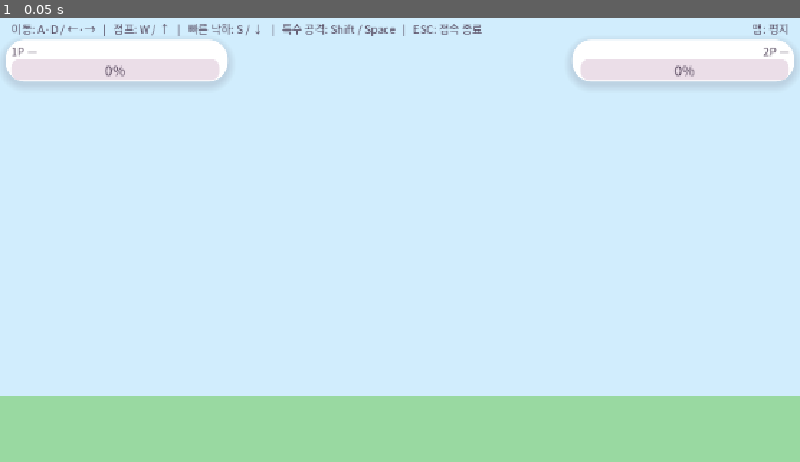
Above: before the commit, frame 1.
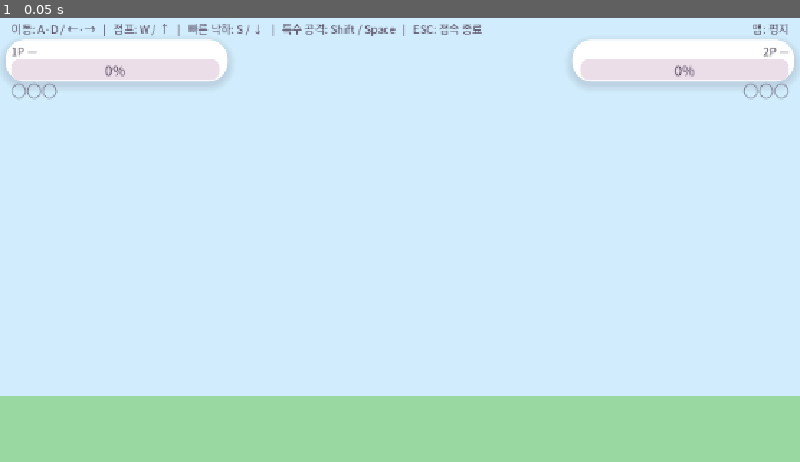
Above: after the commit, the same moment.

Repository: KADSA-OFFICIAL/Group-3
Game: Godot game, scene res://scenes/main.tscn
Two runs of this game, one before a commit and one after it. Both use one fixed random seed, a clock stepped at 60 frames per second and the inputs below. This scene is started directly instead of the project's main scene.
Inputs:
- Up to frame 1 (0.05 s): no input

The runs differ from the first frame. In frame 1, 0.1% of the frame differs, in the area x 1-99%, y 14-19%.

Commit message:
feat: 낙사 판정과 라운드 진행 — 점수·3점 선취 (#61)
_on_player_died()가 비어 있어 죽으면 반투명해질 뿐 판이 끝나지 않았다.
기획서 핵심 루프의 마지막 조각이자, 뚫린 맵(#62)을 넣기 위한 선행 조건이다.

- 화면 경계를 벗어나면 낙사 (_check_falls). 평지는 좌우 벽이 있어 해당 없음
- 죽으면 상대 +1점, 2초 뒤 _start_round()가 투사체·서버 타이머를 비우고
  양쪽을 되살린다 (Player.server_reset)
- 3점 선취 시 승리를 표시하고 4초 뒤 Lobby.server_end_match()로 대기실 복귀.
  준비 상태를 풀지 않으면 도착하자마자 다시 시작하므로 같이 푼다
- 전용 서버는 씬을 안 벗어나므로 _server_reset_match()가 직접 판을 비운다
- HUD에 점수(●○○)와 안내 문구 추가

점수는 서버만 세고 _receive_round로 결과만 복제한다.
_receive_reset은 기절·버프·게이지·입력까지 전부 되돌린다 — 빠뜨리면 다음
라운드로 새어 나간다.

Co-Authored-By: Claude Opus 5 <noreply@anthropic.com>

Diff:
--- a/scenes/main.tscn
+++ b/scenes/main.tscn
@@ -108,6 +108,38 @@
 theme_override_styles/fill = SubResource("StyleBoxFlat_bar_fill_p2")
 value = 100.0
 
+[node name="P1Score" type="Label" parent="HUD"]
+offset_left = 16.0
+offset_top = 96.0
+offset_right = 216.0
+offset_bottom = 126.0
+theme_override_font_sizes/font_size = 22
+text = "○○○"
+
+[node name="P2Score" type="Label" parent="HUD"]
+offset_left = 936.0
+offset_top = 96.0
+offset_right = 1136.0
+offset_bottom = 126.0
+theme_override_font_sizes/font_size = 22
+text = "○○○"
+horizontal_alignment = 2
+
+[node name="Banner" type="Label" parent="HUD"]
+anchor_left = 0.5
+anchor_right = 0.5
+offset_left = -300.0
+offset_top = 210.0
+offset_right = 300.0
+offset_bottom = 290.0
+theme_override_colors/font_color = Color(1, 1, 1, 1)
+theme_override_colors/font_outline_color = Color(0.1, 0.12, 0.2, 1)
+theme_override_constants/outline_size = 12
+theme_override_font_sizes/font_size = 56
+visible = false
+horizontal_alignment = 1
+vertical_alignment = 1
+
 [node name="ControlsHint" type="Label" parent="."]
 offset_left = 16.0
 offset_top = 12.0
--- a/scripts/combat.gd
+++ b/scripts/combat.gd
@@ -24,6 +24,13 @@
 
 ## 3점 선취 승리 (계획서).
 const POINTS_TO_WIN := 3
+
+## 한쪽이 죽고 다음 라운드가 시작되기까지의 대기 시간.
+## 죽은 순간 바로 재배치되면 무슨 일이 있었는지 보이지 않는다.
+const ROUND_RESTART_DELAY := 2.0
+
+## 3점에 도달해 승리가 표시된 뒤 대기실로 돌아가기까지의 시간.
+const MATCH_END_DELAY := 4.0
 
 enum Knockback { WEAK, MEDIUM, STRONG }
 
--- a/scripts/lobby.gd
+++ b/scripts/lobby.gd
@@ -8,6 +8,8 @@
 
 signal lobby_changed
 signal match_starting
+## 경기가 끝나 대기실로 돌아가라는 서버 지시.
+signal match_ended
 
 const DEFAULT_MAP := "평지"
 
@@ -133,6 +135,17 @@
 	_begin_match.rpc()
 
 
+## 경기가 끝나면 준비를 풀고 양쪽을 대기실로 돌려보낸다 (서버에서만 호출).
+## 준비를 풀지 않으면 대기실에 도착하자마자 다시 시작해 버린다.
+func server_end_match() -> void:
+	if not multiplayer.is_server():
+		return
+	for peer_id in ready_flags:
+		ready_flags[peer_id] = false
+	_broadcast()
+	_end_match.rpc()
+
+
 func _broadcast() -> void:
 	_receive_lobby.rpc(order, configs, ready_flags, map_name)
 	lobby_changed.emit()
@@ -152,3 +165,8 @@
 @rpc("authority", "call_remote", "reliable")
 func _begin_match() -> void:
 	match_starting.emit()
+
+
+@rpc("authority", "call_remote", "reliable")
+func _end_match() -> void:
+	match_ended.emit()
--- a/scripts/main.gd
+++ b/scripts/main.gd
@@ -6,7 +6,8 @@
 ## 플레이어의 체력·상태이상은 Player의 server_* 함수로 전달한다.
 ## 통합 가이드: docs/weapon-system.md
 ##
-## 점수·라운드 진행(3점 선취)은 아직 없다 — 로드맵 #32의 5단계다.
+## 라운드 진행(점수·3점 선취)도 여기가 주인이다. 판정은 전부 서버에서 하고
+## 결과만 `_receive_round`로 복제한다 — 클라이언트는 점수를 세지 않는다.
 
 const PLAYER_SCENE := preload("res://scenes/player.tscn")
 const PROJECTILE_SCENE := preload("res://scenes/projectile.tscn")
@@ -30,6 +31,18 @@
 ## 단검을 손에 들고 있는가. 발사하면 false, 주우면 다시 true.
 var _dagger_held := {}
 var _next_projectile_id := 1
+## 다음 라운드를 시작할 시각. 0이면 예약 없음 (진행 중이거나 경기가 끝났다).
+var _round_restart_at := 0.0
+## 경기가 끝났으면 더 이상 라운드를 시작하지 않는다.
+var _match_over := false
+## 대기실로 돌려보낼 시각. 0이면 예약 없음.
+var _return_at := 0.0
+
+## 아래 둘은 서버가 정하고 모든 피어에 복제된다 — HUD가 읽는다.
+## peer_id -> 점수
+var scores := {}
+## 화면 가운데 안내. ""이면 아무것도 표시하지 않는다.
+var banner := ""
 
 @onready var players_root: Node2D = $Players
 @onready var projectiles_root: Node2D = $Projectiles
@@ -42,6 +55,9 @@
 	# 스폰 함수는 모든 피어에서 등록되어야 한다 — 서버 판정보다 먼저 설정한다.
 	player_spawner.spawn_function = _spawn_player
 	projectile_spawner.spawn_function = _spawn_projectile
+
+	# 경기가 끝나면 서버 지시로 대기실에 돌아간다 (서버 자신은 이 씬에 머문다).
+	Lobby.match_ended.connect(_on_match_ended)
 
 	if multiplayer.is_server():
 		Network.peer_left.connect(_on_peer_left)
@@ -79,6 +95,9 @@
 	player.special_requested.connect(_on_special_requested)
 	player.died.connect(_on_player_died)
 	_dagger_held[peer_id] = true
+	if not scores.has(peer_id):
+		scores[peer_id] = 0
+	_broadcast_round(banner)
 
 
 ## 모든 피어에서 호출되어 플레이어 노드를 만든다. 반환한 노드는 spawn_path 아래에 붙는다.
@@ -91,9 +110,8 @@
 	player.player_name = "%dP" % (index + 1)
 	player.weapon_id = data["weapon_id"]
 	player.character_id = data["character"]
-	player.position = SPAWN_POSITIONS[index % SPAWN_POSITIONS.size()]
-	# 서로 마주 보게 둔다. 2P는 왼쪽을 본다.
-	player.facing = -1 if index % 2 == 1 else 1
+	player.position = _spawn_position(index)
+	player.facing = _spawn_facing(index)
 	return player
 
 
@@ -110,9 +128,114 @@
 	_next_hit_at.clear()
 
 
-func _on_player_died(_peer_id: int) -> void:
-	# 점수·라운드 재시작은 5단계에서 여기에 붙인다.
-	pass
+# ─────────────────────────── 라운드 진행 (서버 판정) ───────────────────────────
+
+## 죽은 쪽의 상대가 1점을 얻는다. 3점이면 경기가 끝나고, 아니면 다음 라운드를 예약한다.
+func _on_player_died(peer_id: int) -> void:
+	if not multiplayer.is_server() or _match_over:
+		return
+	# 이미 이번 라운드의 승패가 갈렸다 — 대기 중에 남은 쪽이 또 떨어져도 점수를 주지 않는다.
+	if _round_restart_at > 0.0:
+		return
+	var winner := _opponent_of(peer_id)
+	if winner != null:
+		var id := winner.owner_peer_id
+		scores[id] = int(scores.get(id, 0)) + 1
+
+	if winner != null and int(scores[winner.owner_peer_id]) >= Combat.POINTS_TO_WIN:
+		_match_over = true
+		_return_at = _now() + Combat.MATCH_END_DELAY
+		_broadcast_round("%s 승리!" % winner.player_name)
+		return
+
+	_round_restart_at = _now() + Combat.ROUND_RESTART_DELAY
+	_broadcast_round("다음 라운드...")
+
+
+## 양쪽을 되살리고 판을 깨끗이 만든다. 여기서 안 지운 값은 다음 라운드로 새어 나간다.
+func _start_round() -> void:
+	_round_restart_at = 0.0
+
+	for projectile in projectiles_root.get_children():
+		projectile.queue_free()
+
+	_next_hit_at.clear()
+	_special_ready_at.clear()
+	_special_pending.clear()
+	_bleeds.clear()
+	_bursts.clear()
+
+	for player: Player in players_root.get_children():
+		var index := maxi(Lobby.slot_of(player.owner_peer_id), 0)
+		player.server_reset(_spawn_position(index), _spawn_facing(index))
+		_dagger_held[player.owner_peer_id] = true
+
+	_broadcast_round("")
+
+
+## 화면 밖으로 나가면 낙사. 좌우 벽이 있는 맵에서는 일어나지 않는다.
+func _check_falls() -> void:
+	if _match_over:
+		return
+	var screen := Vector2(get_viewport_rect().size)
+	for player: Player in players_root.get_children():
+		if player.alive and Combat.is_out_of_bounds(player.global_position, screen):
+			player.server_kill()
+
+
+## 예약된 라운드 재시작·대기실 복귀를 처리한다.
+func _tick_round() -> void:
+	var now := _now()
+	if _round_restart_at > 0.0 and now >= _round_restart_at:
+		_start_round()
+	if _return_at > 0.0 and now >= _return_at:
+		_return_at = 0.0
+		Lobby.server_end_match()
+		_server_reset_match()
+
+
+## 전용 서버는 씬을 벗어나지 않으므로 다음 경기를 위해 직접 판을 비운다.
+## 이걸 안 하면 다음 경기에서 점수가 이어지고 플레이어가 다시 스폰되지 않는다.
+func _server_reset_match() -> void:
+	for player in players_root.get_children():
+		player.queue_free()
+	for projectile in projectiles_root.get_children():
+		projectile.queue_free()
+	scores.clear()
+	banner = ""
+	_match_over = false
+	_round_restart_at = 0.0
+	_next_hit_at.clear()
+	_special_ready_at.clear()
+	_special_pending.clear()
+	_bleeds.clear()
+	_bursts.clear()
+	_dagger_held.clear()
+
+
+## 점수와 안내 문구를 양쪽에 복제한다.
+func _broadcast_round(new_banner: String) -> void:
+	_receive_round.rpc(scores, new_banner)
+
+
+@rpc("authority", "call_local", "reliable")
+func _receive_round(new_scores: Dictionary, new_banner: String) -> void:
+	scores = new_scores
+	banner = new_banner
+	_update_hud()
+
+
+func _spawn_position(index: int) -> Vector2:
+	return SPAWN_POSITIONS[index % SPAWN_POSITIONS.size()]
+
+
+## 서로 마주 보게 둔다. 2P는 왼쪽을 본다.
+func _spawn_facing(index: int) -> int:
+	return -1 if index % 2 == 1 else 1
+
+
+func _on_match_ended() -> void:
+	get_tree().change_scene_to_file("res://scenes/select.tscn")
 
 
 func get_player(peer_id: int) -> Player:
@@ -141,6 +264,8 @@
 	_check_pending_specials()
 	_tick_bleeds()
 	_tick_bursts()
+	_check_falls()
+	_tick_round()
 
 
 ## 쿨타임 상태를 무기 도형 색에 쓰도록 내려준다.
@@ -536,14 +661,18 @@
 	_update_hud()
 
 
-## 체력 표시. 대기실 접속 순서(Lobby.order)가 1P·2P를 정한다.
+## 체력·점수 표시. 대기실 접속 순서(Lobby.order)가 1P·2P를 정한다.
 func _update_hud() -> void:
 	for slot in 2:
 		var bar := $HUD.get_node("P%dBar" % (slot + 1)) as ProgressBar
 		var label := $HUD.get_node("P%dName" % (slot + 1)) as Label
+		var score_label := $HUD.get_node("P%dScore" % (slot + 1)) as Label
 		var player: Player = null
+		var peer_id := 0
 		if slot < Lobby.order.size():
-			player = get_player(Lobby.order[slot])
+			peer_id = Lobby.order[slot]
+			player = get_player(peer_id)
+		score_label.text = _score_text(int(scores.get(peer_id, 0)))
 		if player == null:
 			bar.value = 0.0
 			label.text = "%dP —" % (slot + 1)
@@ -551,6 +680,16 @@
 		bar.max_value = Combat.MAX_HP
 		bar.value = player.hp
 		label.text = "%dP  %s" % [slot + 1, player.weapon_id]
+
+	var banner_label := $HUD.get_node("Banner") as Label
+	banner_label.text = banner
+	banner_label.visible = banner != ""
+
+
+## 딴 점수는 채운 동그라미, 남은 점수는 빈 동그라미로 보여준다 (3점 선취).
+func _score_text(score: int) -> String:
+	var filled := clampi(score, 0, Combat.POINTS_TO_WIN)
+	return "●".repeat(filled) + "○".repeat(Combat.POINTS_TO_WIN - filled)
 
 
 func _unhandled_input(event: InputEvent) -> void:
--- a/scripts/player.gd
+++ b/scripts/player.gd
@@ -490,6 +490,13 @@
 	_receive_dot.rpc(0.0)
 
 
+## 다음 라운드를 위해 되살린다. 위치·방향은 맵의 스폰 지점을 서버가 정해서 넘긴다.
+func server_reset(spawn_position: Vector2, spawn_facing: int) -> void:
+	if not multiplayer.is_server():
+		return
+	_receive_reset.rpc(spawn_position, spawn_facing)
+
+
 ## 사거리·크기·관통 버프.
 func server_apply_buff(kind: String, value: float, duration: float) -> void:
 	if not multiplayer.is_server():
@@ -559,6 +566,42 @@
 		died.emit(owner_peer_id)
 
 
+## 라운드 초기화. 전투 중에 붙는 상태를 **하나도 남기지 않고** 되돌린다 —
+## 여기서 빠뜨린 값은 다음 라운드로 새어 나간다(기절인 채로 시작, 버프 유지 등).
+@rpc("authority", "call_local", "reliable")
+func _receive_reset(spawn_position: Vector2, spawn_facing: int) -> void:
+	hp = Combat.MAX_HP
+	alive = true
+	facing = spawn_facing
+	gauge = 0.0
+	special_ready = true
+	forced_mode = ""
+	modulate.a = 1.0
+
+	global_position = spawn_position
+	_target_position = spawn_position
+	velocity = Vector2.ZERO
+	_remote_on_floor = false
+
+	var grace := _now() + Combat.ROUND_START_GRACE
+	_invuln_until = {"basic": grace, "special": grace}
+	_stun_until = 0.0
+	_pierce_until = 0.0
+	_reach_multiplier = 1.0
+	_reach_until = 0.0
+	_size_multiplier = 1.0
+	_size_until = 0.0
+	_forced_deadline = 0.0
+	_knockback_until = 0.0
+
+	# 들고 있던 입력도 지운다 — 죽는 순간 누르고 있던 키가 이어지지 않도록.
+	_input_direction = 0.0
+	_input_fast_fall = false
+	_jump_queued = false
+	_skill_held_since = -1.0
+	_skill_was_pressed = false
+
+
 @rpc("authority", "call_local", "reliable")
 func _receive_special_ready(value: bool) -> void:
 	special_ready = value
Not shown, changed: AGENTS.md
Not shown, changed: CLAUDE.md
Not shown, changed: README.md
Not shown, changed: docs/weapon-system.md
